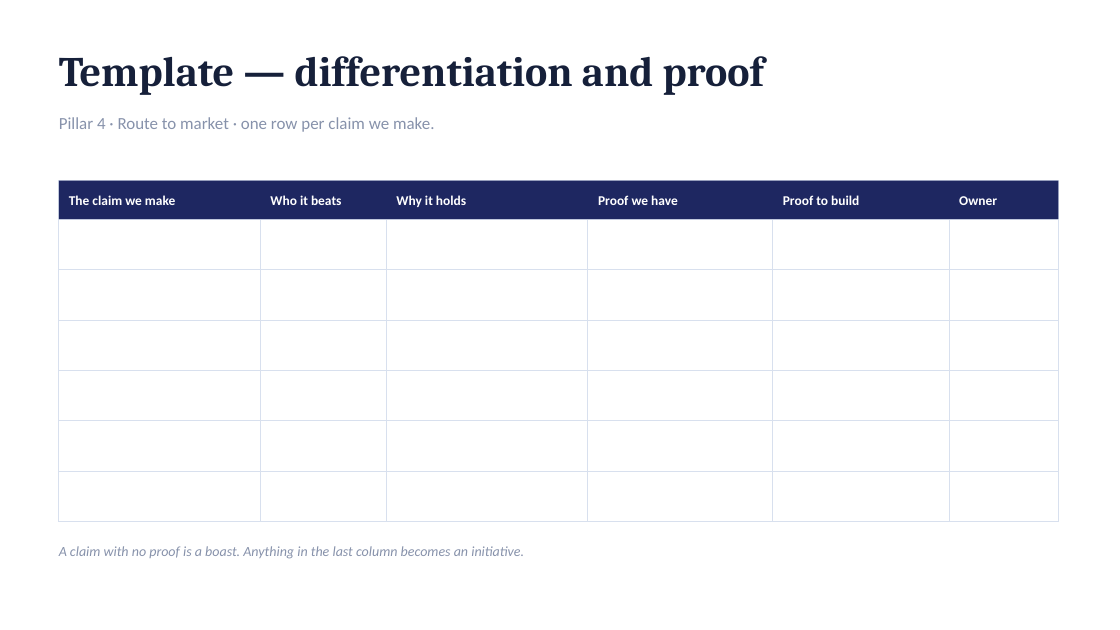
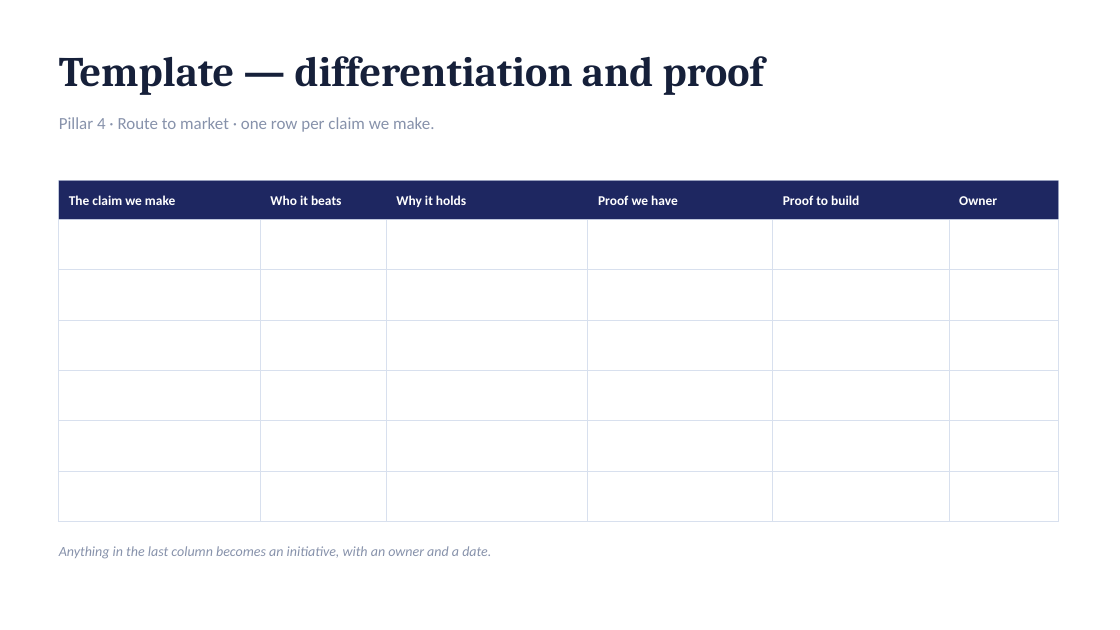
Before and after one commit to dhajjar-cyber/bae, a slide deck: slide 51 of FSI strategy/EAI&D-FSI-Strategy-Development-Plan.pptx. Drawn at 1120x630 pixels with LibreOffice and Linux fonts; fonts in the diff are those of the drawing. Boxes give left, top, right and bottom in pixels: in the first picture for what was removed or moved away, otherwise in the second. Text is boxed around its words. In the diff, an @@ line names an element or a change of style, - is before the commit and + after.

```diff
--- a/FSI strategy/EAI&D-FSI-Strategy-Development-Plan.pptx
+++ b/FSI strategy/EAI&D-FSI-Strategy-Development-Plan.pptx
@@ text at bbox=[59, 546, 491, 559]: text changed @@
-A claim with no proof is a boast. Anything in the last column becomes an initiative.
+Anything in the last column becomes an initiative, with an owner and a date.
```
Also in this commit, not shown: 8 other slides changed, 1 other file.
